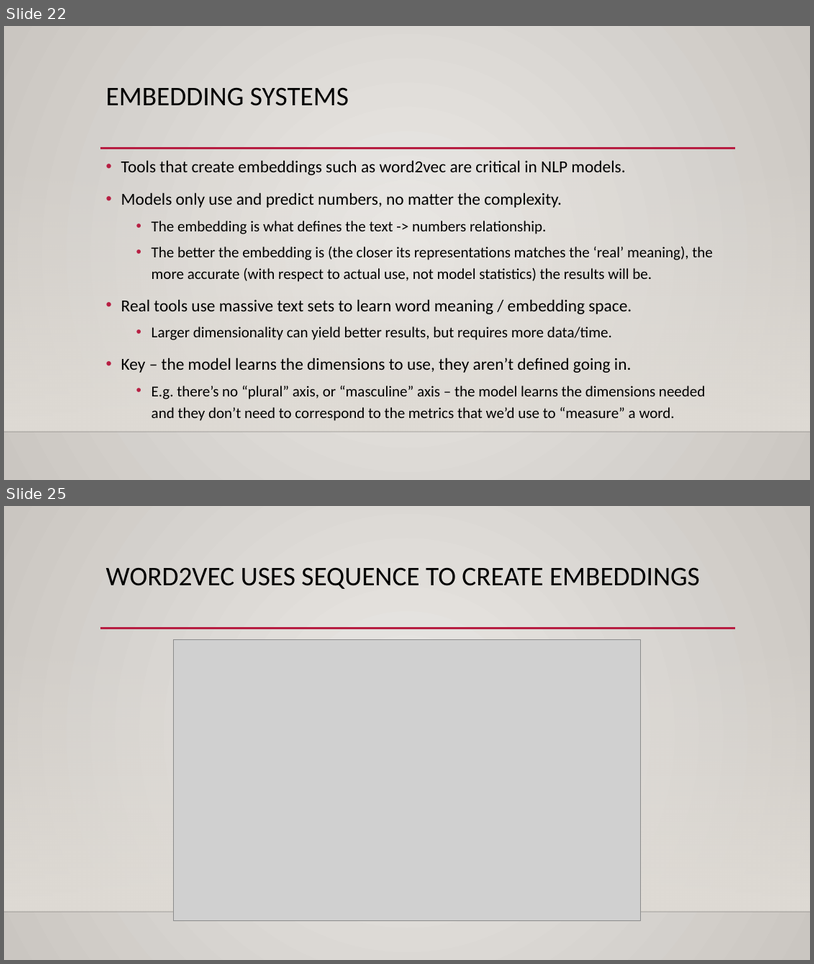
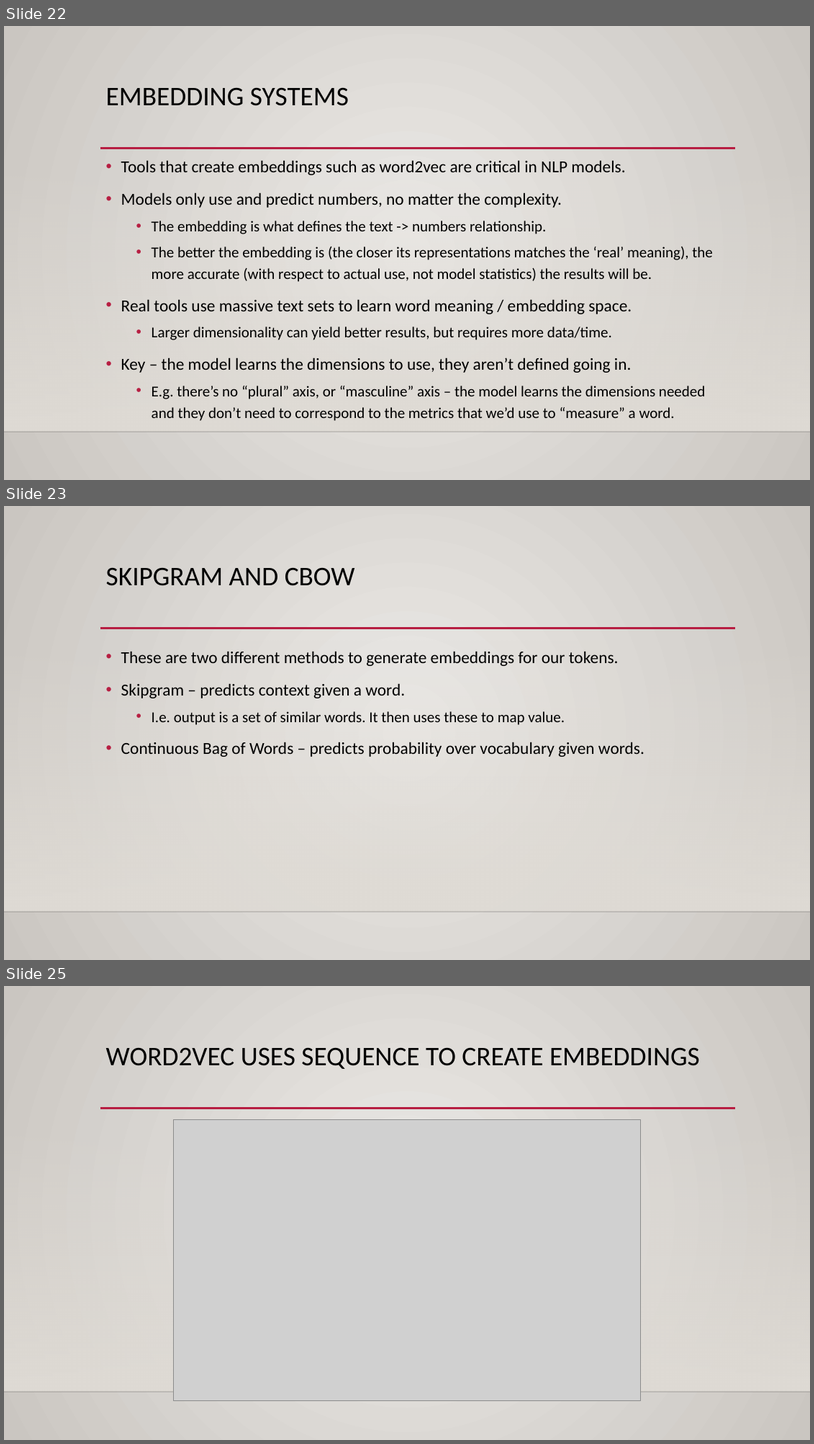
Before and after one commit to AkeemSemperDataScience/Intro_to_Machine_Learning_Students, a slide deck: reference_content/Slides/NLP_2.pptx. Shown one above the other, each under a label of ours: slides 22 and 25 before the commit, slides 22, 23 and 25 after it; the slides between them are not shown. The pictures are 814x964 and 814x1444 pixels, drawn with LibreOffice and Linux fonts; fonts in the diff are those of the drawing; grey boxes stand for pictures; background and template pictures are left out. Boxes give left, top, right and bottom in pixels: in the first picture for what was removed or moved away, otherwise in the second. Text is boxed around its words. In the diff, an @@ line names an element or a change of style, - is before the commit and + after.

```diff
--- a/reference_content/Slides/NLP_2.pptx
+++ b/reference_content/Slides/NLP_2.pptx
@@ slide 23 added at (4,506,810,960), background gradient #ECEAE7 to #CAC7C1; not listed: 3 template elements that a slide beside it also shows @@
@@ title added at (106,567,355,586), 32 pt, text #000000 @@
+SKIPGRAM AND CBOW
@@ text added at (121,651,645,757), 20 pt, text #000000 @@
+• These are two different methods to generate embeddings for our tokens.
+• Skipgram – predicts context given a word.
+  • I.e. output is a set of similar words. It then uses these to map value.
+• Continuous Bag of Words – predicts probability over vocabulary given words.
```
Also in this commit, not shown: 2 slides changed, 1 other slide added, 1 slide removed, 3 other files.
